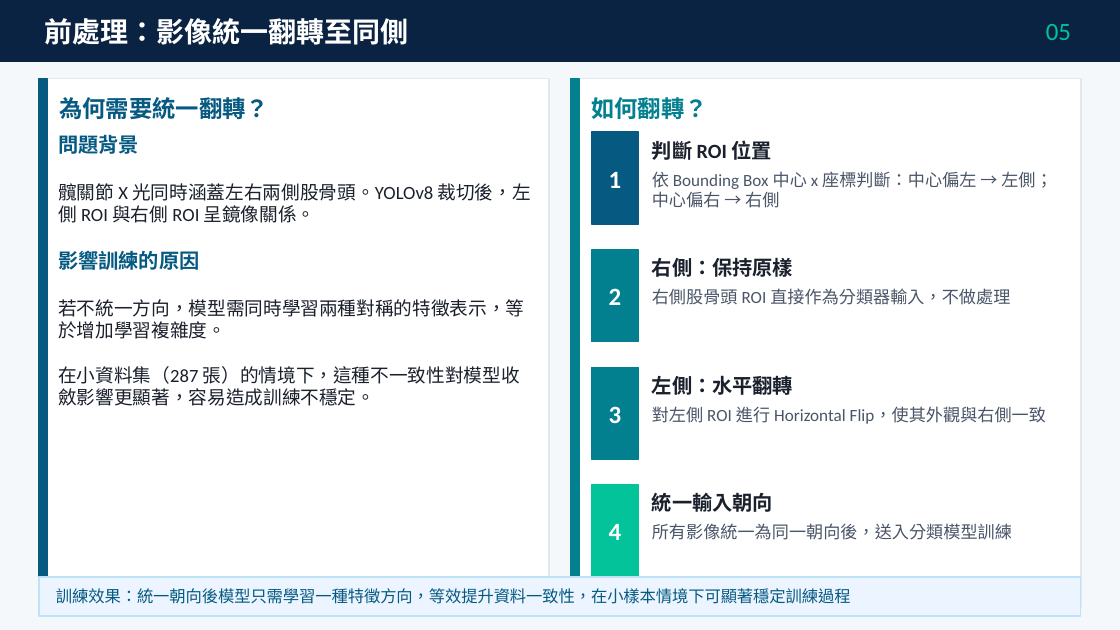
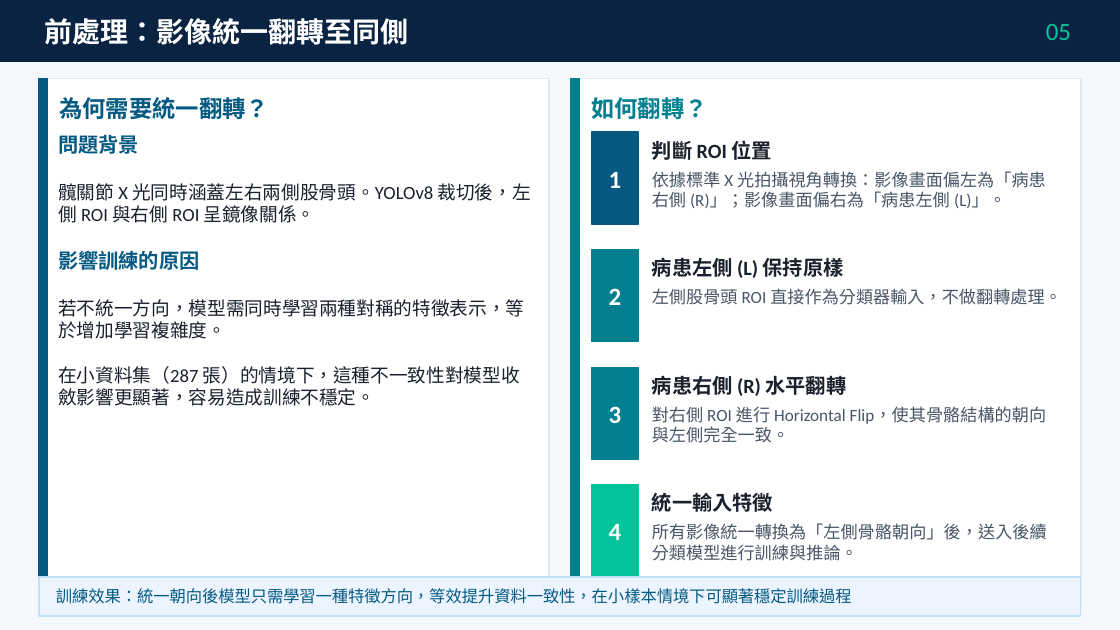
Before and after one commit to ericadgjl-huang/Renai-Hospital-DL-Project, a slide deck: slide 6 of Renai-Hospital_PresentationV4_final.pptx. Drawn at 1120x630 pixels with LibreOffice and Linux fonts; fonts in the diff are those of the drawing. Boxes give left, top, right and bottom in pixels: in the first picture for what was removed or moved away, otherwise in the second. Text is boxed around its words. In the diff, an @@ line names an element or a change of style, - is before the commit and + after.

```diff
--- a/Renai-Hospital_PresentationV4_final.pptx
+++ b/Renai-Hospital_PresentationV4_final.pptx
@@ text at bbox=[652, 171, 1046, 208]: text changed @@
-依 Bounding Box 中心 x 座標判斷：中心偏左 → 左側；中心偏右 → 右側
+依據標準 X 光拍攝視角轉換：影像畫面偏左為「病患右側 (R)」；影像畫面偏右為「病患左側 (L)」。
@@ text at bbox=[652, 257, 844, 278]: text changed @@
-右側：保持原樣
+病患左側 (L) 保持原樣
@@ text at bbox=[652, 288, 1061, 305]: text changed @@
-右側股骨頭 ROI 直接作為分類器輸入，不做處理
+左側股骨頭 ROI 直接作為分類器輸入，不做翻轉處理。
@@ text at bbox=[652, 375, 847, 396]: text changed @@
-左側：水平翻轉
+病患右側 (R) 水平翻轉
@@ text at bbox=[652, 406, 1047, 443]: text changed @@
-對左側 ROI 進行 Horizontal Flip，使其外觀與右側一致
+對右側 ROI 進行 Horizontal Flip，使其骨骼結構的朝向與左側完全一致。
@@ text at bbox=[652, 492, 773, 512]: text changed @@
-統一輸入朝向
+統一輸入特徵
@@ text at bbox=[652, 523, 1047, 561]: text changed @@
-所有影像統一為同一朝向後，送入分類模型訓練
+所有影像統一轉換為「左側骨骼朝向」後，送入後續分類模型進行訓練與推論。
```
Also in this commit, not shown: 1 other slide changed.
